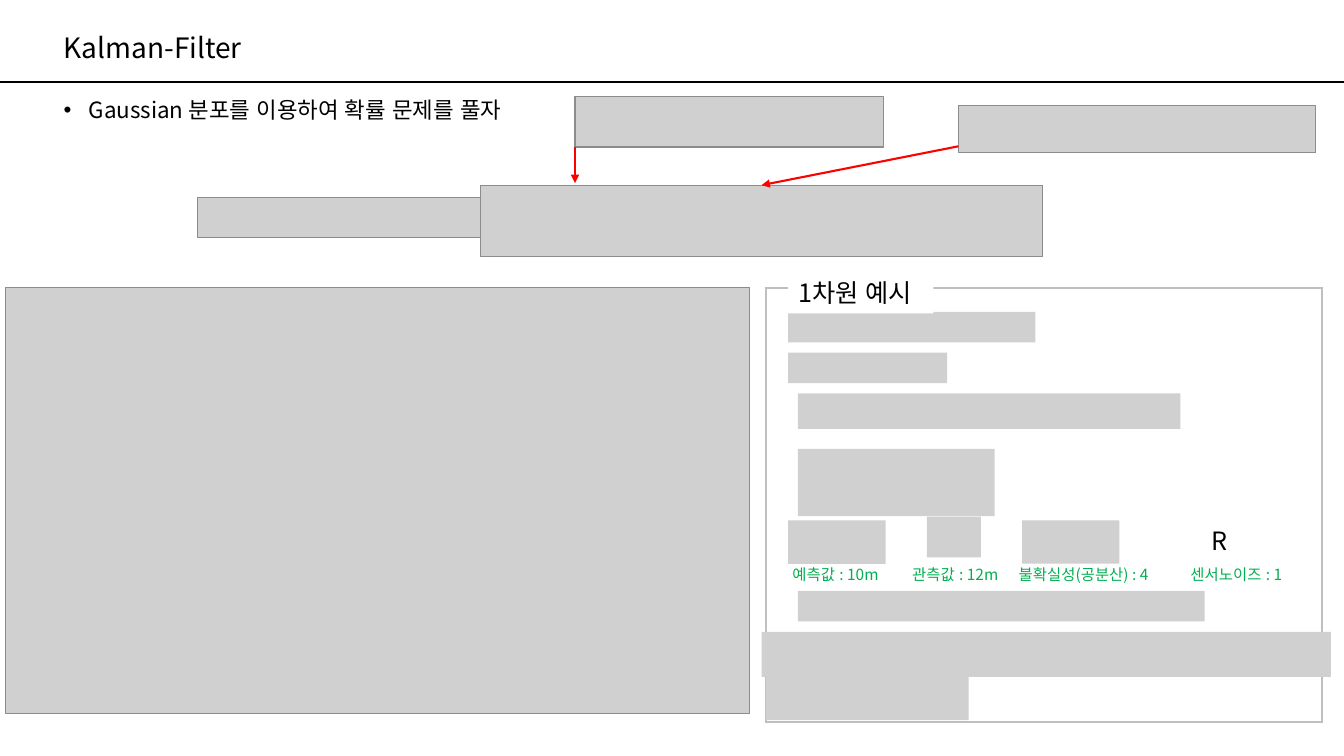
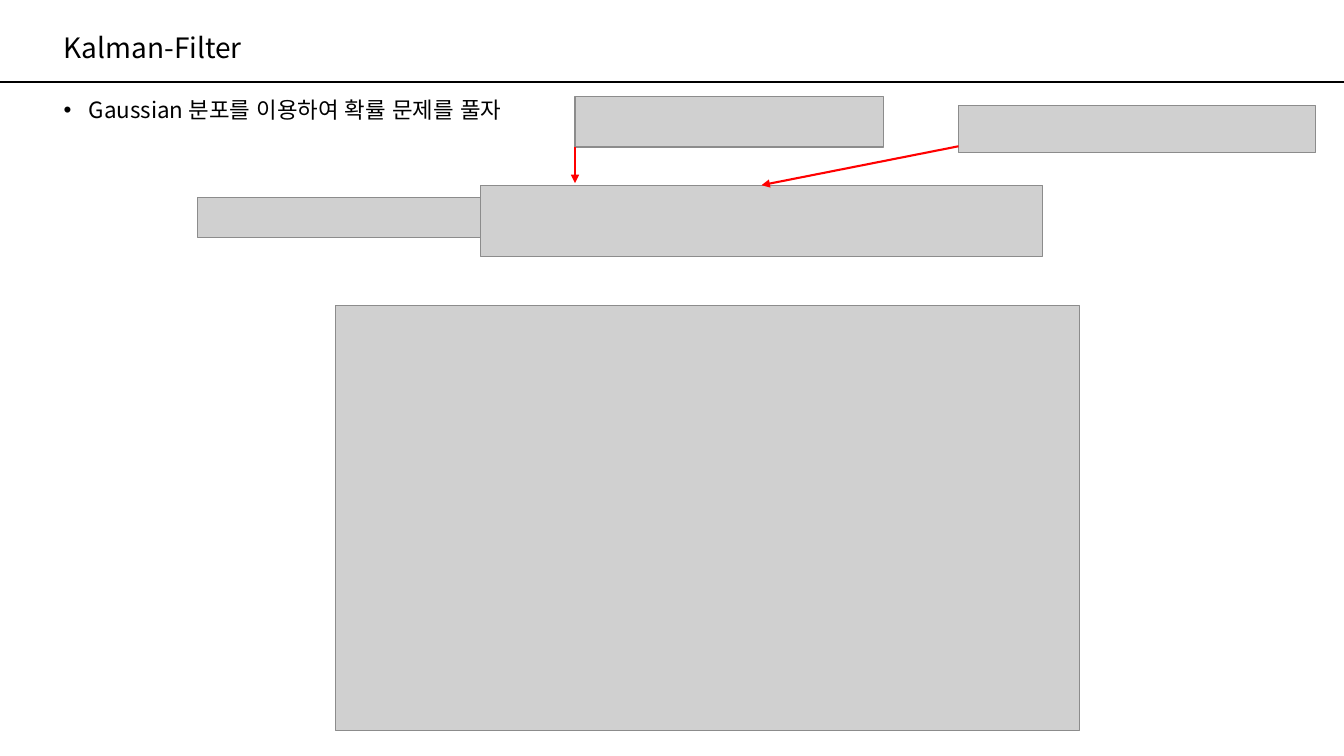
Before and after one commit to PeterykSong/PeterykSong.github.io, a slide deck: slide 6 of _robotics/_materials/SLAM.pptx. Drawn at 1344x756 pixels with LibreOffice and Linux fonts; fonts in the diff are those of the drawing; grey boxes stand for pictures. Boxes give left, top, right and bottom in pixels: in the first picture for what was removed or moved away, otherwise in the second. Text is boxed around its words. In the diff, an @@ line names an element or a change of style, - is before the commit and + after.

```diff
--- a/_robotics/_materials/SLAM.pptx
+++ b/_robotics/_materials/SLAM.pptx
@@ rectangle removed at [766,288,1322,722] @@
@@ rectangle removed at [788,273,934,314] @@
-1차원 예시
@@ picture: place and size @@
-picture at [5,288,749,714]
+picture at [335,306,1079,731]
@@ picture removed at [788,312,1035,342] @@
@@ picture removed at [788,353,948,383] @@
@@ picture removed at [799,393,1182,429] @@
@@ picture removed at [798,449,994,516] @@
@@ picture removed at [788,520,886,564] @@
@@ picture removed at [928,517,982,558] @@
@@ picture removed at [1022,520,1119,564] @@
@@ text removed at [1211,531,1227,550] @@
-R
@@ text removed at [792,567,878,582] @@
-예측값 : 10m
@@ text removed at [912,567,998,582] @@
-관측값 : 12m
@@ text removed at [1019,567,1149,583] @@
-불확실성(공분산) : 4
@@ text removed at [1190,567,1283,582] @@
-센서노이즈 : 1
@@ picture removed at [799,591,1205,621] @@
@@ picture removed at [762,632,1332,678] @@
@@ picture removed at [766,677,969,720] @@
```
Also in this commit, not shown: 2 other slides changed, 2 slides added, 1 other file.
